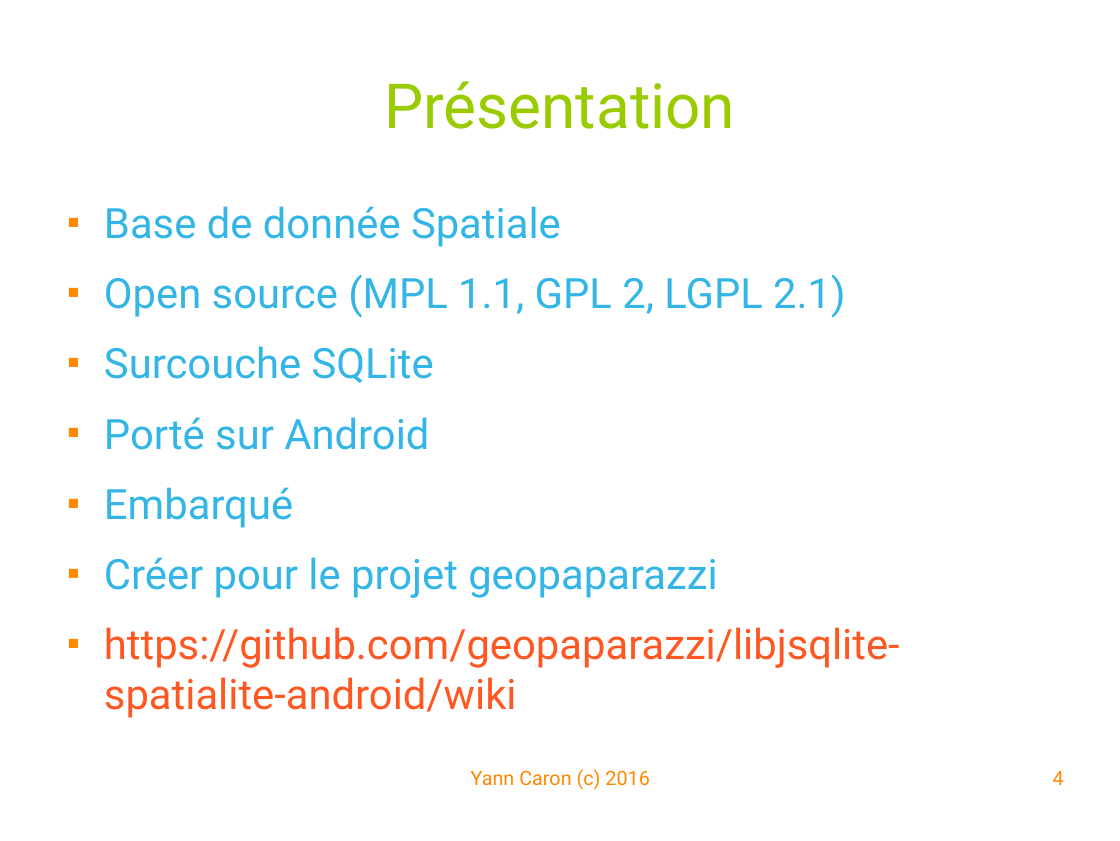
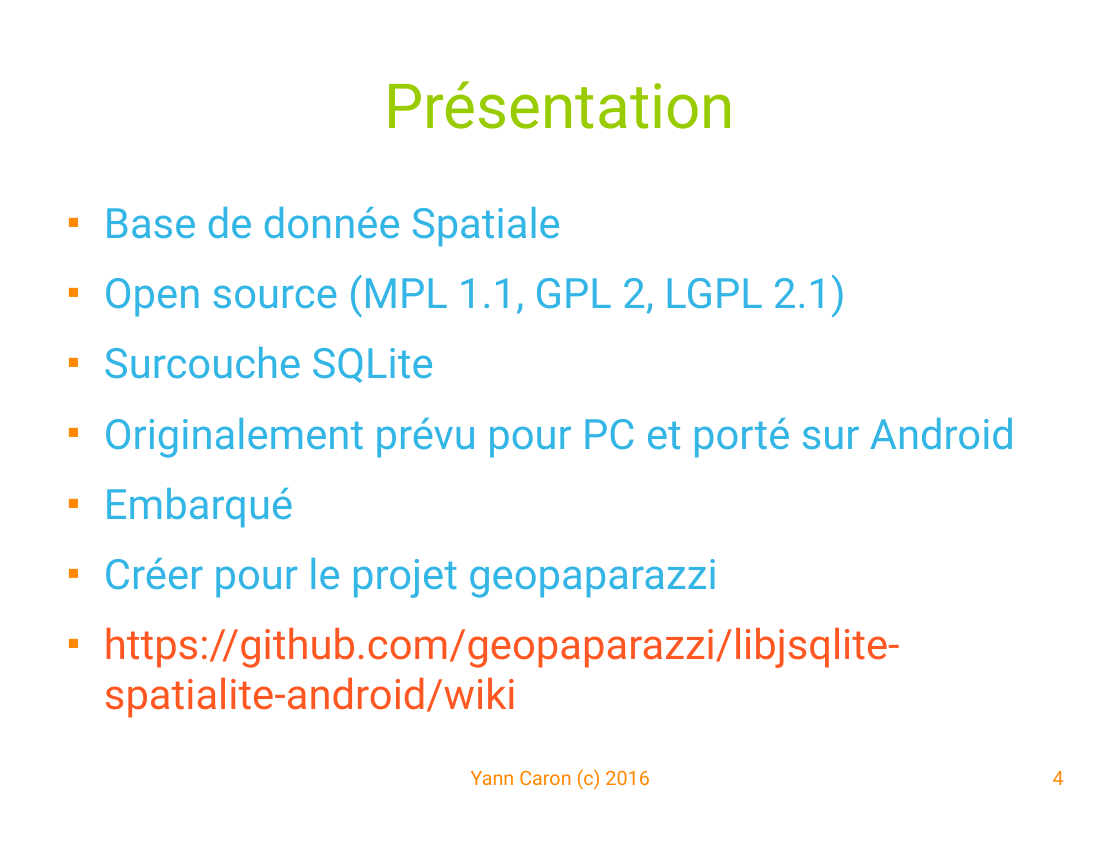
Before and after one commit to YannCaron/Android-ENSG, a slide deck: slide 4 of 10 - Spatialite.odp. Drawn at 1120x841 pixels with LibreOffice and Linux fonts; fonts in the diff are those of the drawing; background and template pictures are left out. Boxes give left, top, right and bottom in pixels: in the first picture for what was removed or moved away, otherwise in the second. Text is boxed around its words. In the diff, an @@ line names an element or a change of style, - is before the commit and + after.

```diff
--- a/10 - Spatialite.odp
+++ b/10 - Spatialite.odp
@@ text at box(104, 417, 1015, 458): text changed @@
-■ Porté sur Android
+■ Originalement prévu pour PC et porté sur Android
```
Also in this commit, not shown: 3 other slides changed, 7 slides added.
